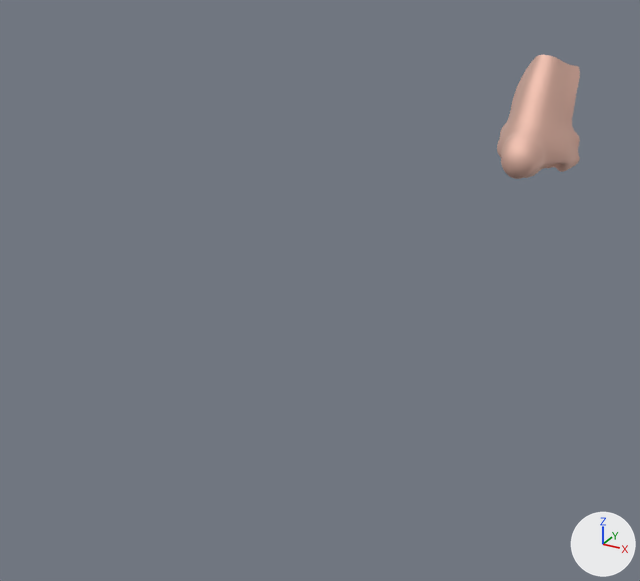
The OBJ model Samples/FaceDetector/models/nose0.obj as it was, and as the next commit left it.
Before and after are seen from a camera (50 mm lens) standing at (0.108, -0.413, 0.066) and looking at (-0.019, -0.182, -0.05). Arrows for +X, +Y and +Z are at lower right; the lights stay in place. Where no turn or scale is listed for an object, it has been applied to the vertices.

Names of what the first picture shows: 'nose_start'.
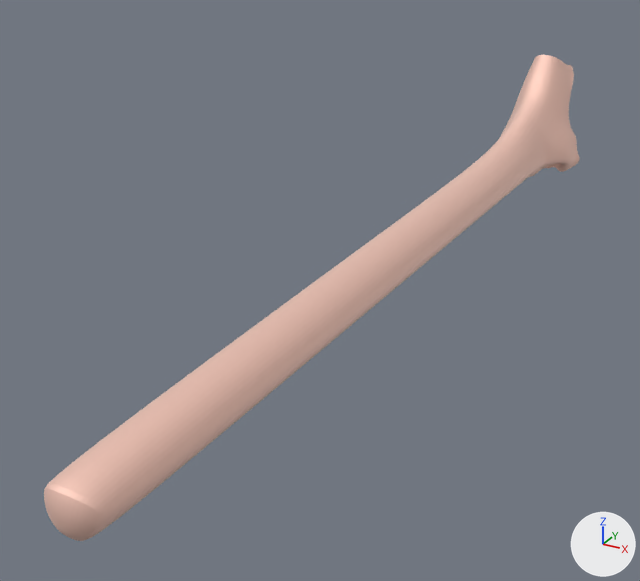
Edits to the scene script, one JSON object a line:
```json
{"op": "set", "path": "mat_material_1.base_color", "old": "(0.88, 0.623, 0.537)", "new": "(0.99, 0.73, 0.643)", "note": "beige #f1cfc2 -> beige #feded2"}
{"block": "me_nose_start", "where": "# used by ob_nose_start; location = (0.0, 0.0, 0.0)"}
{"op": "remove", "block": "me_nose_start", "code": "me_nose_start.from_pydata(...)  # 3361 vertices, 3280 faces; spans x -0.0185..0.0199, y -0.0425..0.0039, z -0.0504..0.0033"}
{"op": "add", "block": "me_nose_start", "code": "me_nose_start.from_pydata(...)  # 3361 vertices, 3280 faces; spans x -0.0185..0.0199, y -0.319..0.0039, z -0.0504..0.0033"}
{"block": "me_nose_start", "change": "me_nose_start part 1: 2045 of 3361 vertices moved; they spanned x -0.0181..0.0194, y -0.0425..0.0039, z -0.0467..0.0005 and now span x -0.018..0.0193, y -0.319..0.0039, z -0.0467..0.0005; mean shift (0.0, -0.1068, 0.0005); largest move (-0.0043, -0.0408, -0.0385) -> (-0.0043, -0.3173, -0.0385)"}
```

Changed parts and their boxes (x1, y1, x2, y2) in the pictures (640 x 581 px; the box of a moved part takes in the faces that stretch with it):
```json
{"object": "nose_start", "change": "recoloured, reshaped", "before": [497, 55, 580, 179], "after": [44, 55, 580, 541], "on screen": "539% wider, 290% taller"}
{"part": 1, "of": "me_nose_start", "change": "moved or reshaped", "before": [497, 58, 580, 179], "after": [44, 60, 579, 541]}
```
